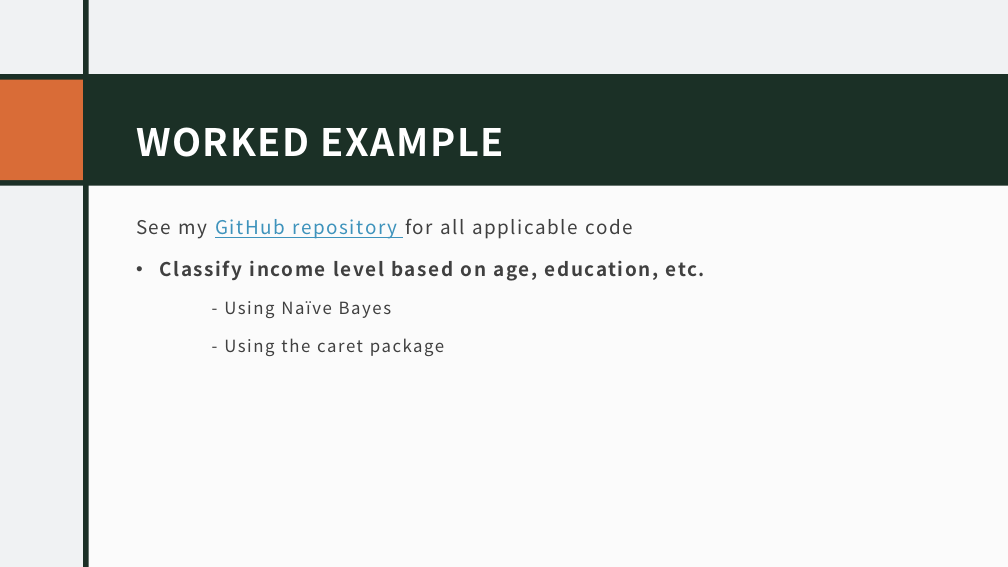
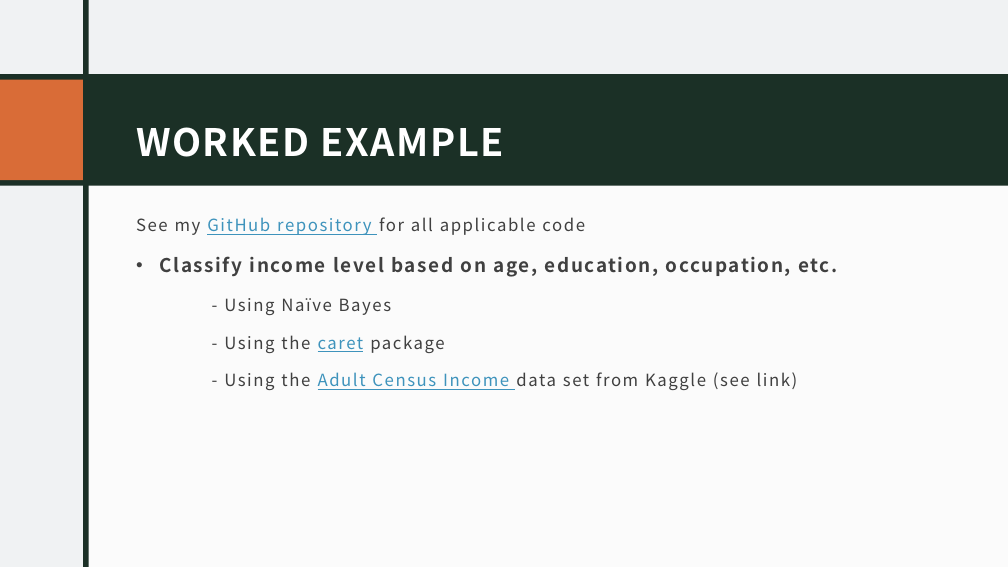
Before and after one commit to bprudil/INFO-523-Final-Project-, a slide deck: slide 8 of Final Presentation .pptx (slide 9 before the commit). Drawn at 1008x567 pixels with LibreOffice and Linux fonts; fonts in the diff are those of the drawing. Boxes give left, top, right and bottom in pixels: in the first picture for what was removed or moved away, otherwise in the second. Text is boxed around its words. In the diff, an @@ line names an element or a change of style, - is before the commit and + after.

```diff
--- a/Final Presentation .pptx
+++ b/Final Presentation .pptx
@@ text at [136, 217, 585, 353]: size 18 to 16 pt in "See my GitHub repository for all applicable ..."; text colour #404040 to #3E93BC, underline on in "caret" @@
@@ text at [160, 256, 838, 277]: text changed @@
-• Classify income level based on age, education, etc.
+• Classify income level based on age, education, occupation, etc.
@@ text at [224, 372, 798, 390]: paragraph added @@
+- Using the Adult Census Income data set from Kaggle (see link)
```
Also in this commit, not shown: 5 other slides changed, 1 slide removed, 2 other files.
